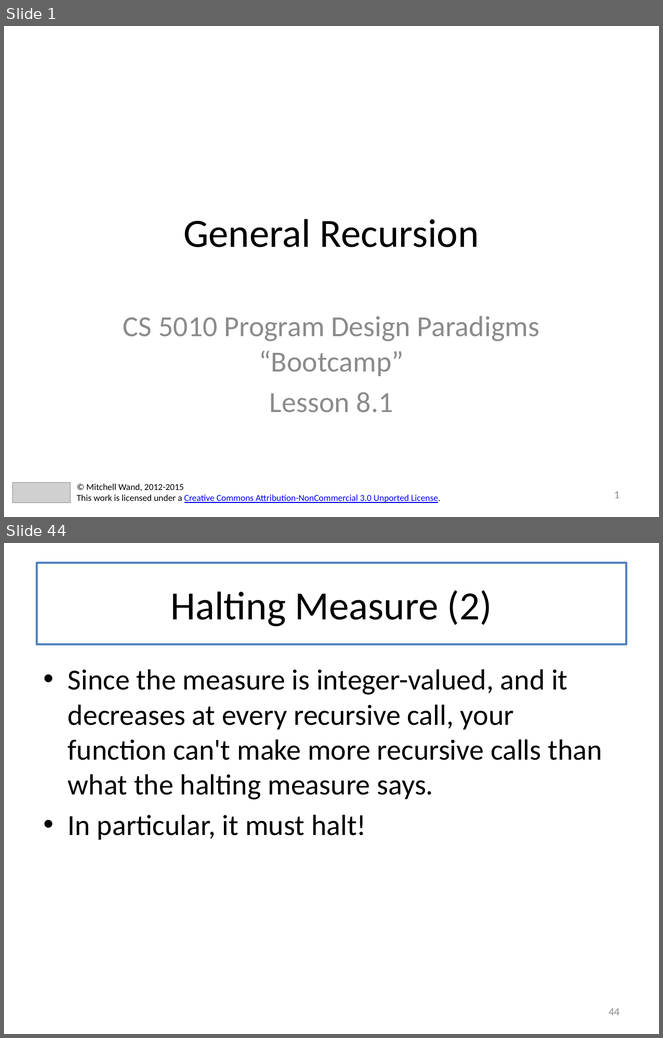
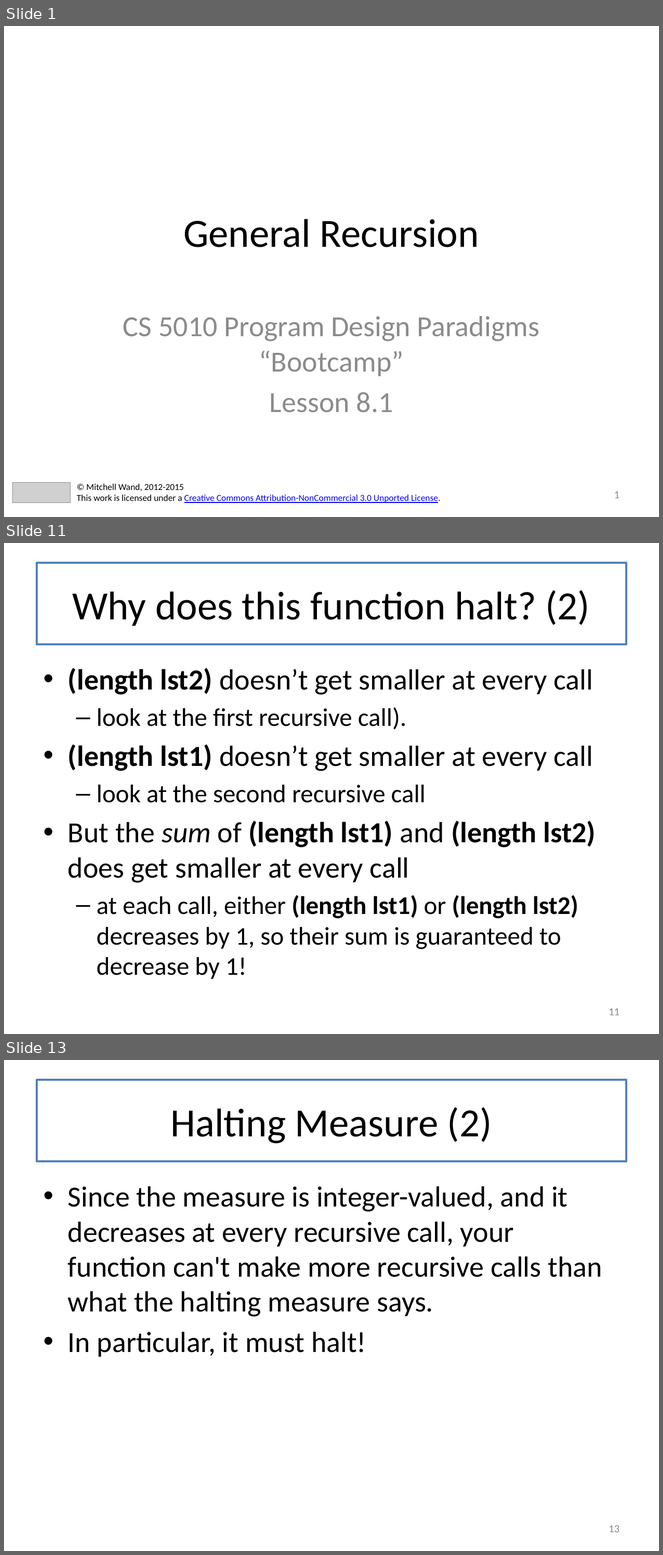
Before and after one commit to mwand/cs5010f17, a slide deck: Slides/Lesson 8.1-8.2 General Recursion.pptx. Shown one above the other, each under a label of ours: slides 1 and 44 before the commit, slides 1, 11 and 13 after it; the slides between them are not shown. The pictures are 663x1038 and 663x1555 pixels, drawn with LibreOffice and Linux fonts; fonts in the diff are those of the drawing; grey boxes stand for pictures. Boxes give left, top, right and bottom in pixels: in the first picture for what was removed or moved away, otherwise in the second. Text is boxed around its words. In the diff, an @@ line names an element or a change of style, - is before the commit and + after.

```diff
--- a/Slides/Lesson 8.1-8.2 General Recursion.pptx
+++ b/Slides/Lesson 8.1-8.2 General Recursion.pptx
@@ slide 11 added at bbox=[4, 543, 659, 1034], background #FFFFFF @@
@@ title added at bbox=[37, 563, 626, 644], fill #FFFFFF, outline #4F81BD 2.25 pt, 44 pt, text #000000 @@
+Why does this function halt? (2)
@@ text added at bbox=[68, 668, 596, 979], 28 pt, text #000000 @@
+• (length lst2) doesn’t get smaller at every call
+  – look at the first recursive call).
+• (length lst1) doesn’t get smaller at every call
+  – look at the second recursive call
+• But the sum of (length lst1) and (length lst2) does get smaller at every call
+  – at each call, either (length lst1) or (length lst2) decreases by 1, so their sum is guaranteed to decrease by 1!
@@ page number added at bbox=[609, 1008, 620, 1016], 12 pt, text #8C8C8C @@
+11
@@ what was slide 44 is now slide 13 @@
@@ page number at bbox=[609, 1525, 620, 1533]: text changed @@
-44
+13
```
Also in this commit, not shown: 6 slides changed, 8 other slides added, 1 slide removed, 1 other file.
